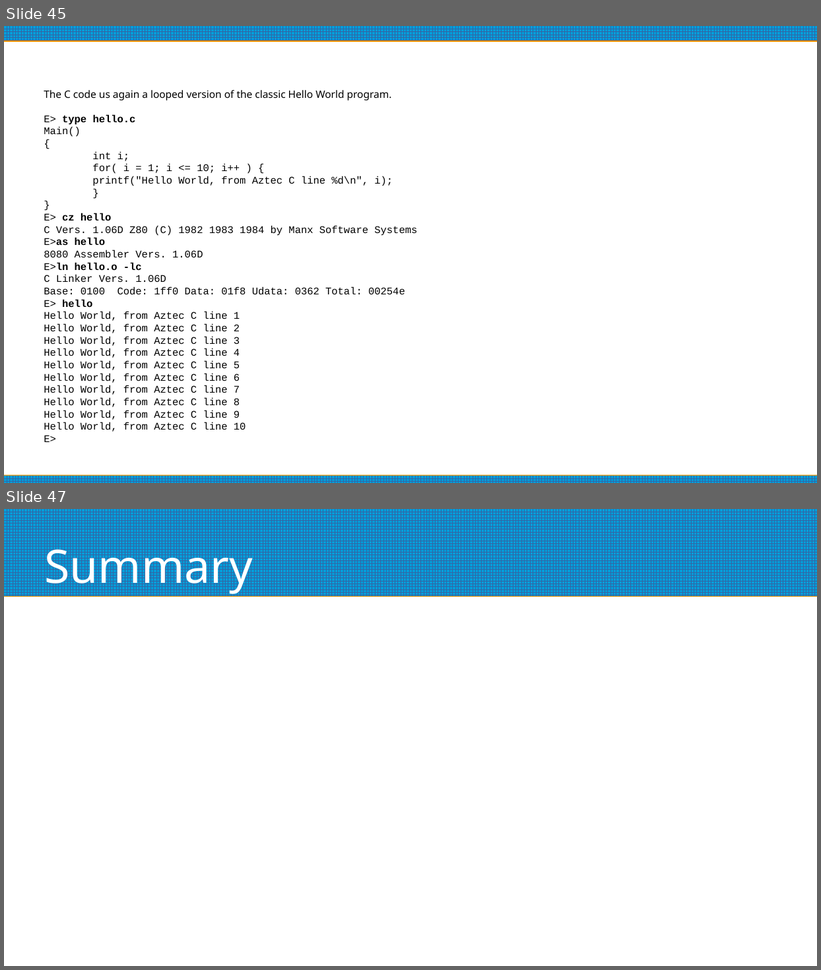
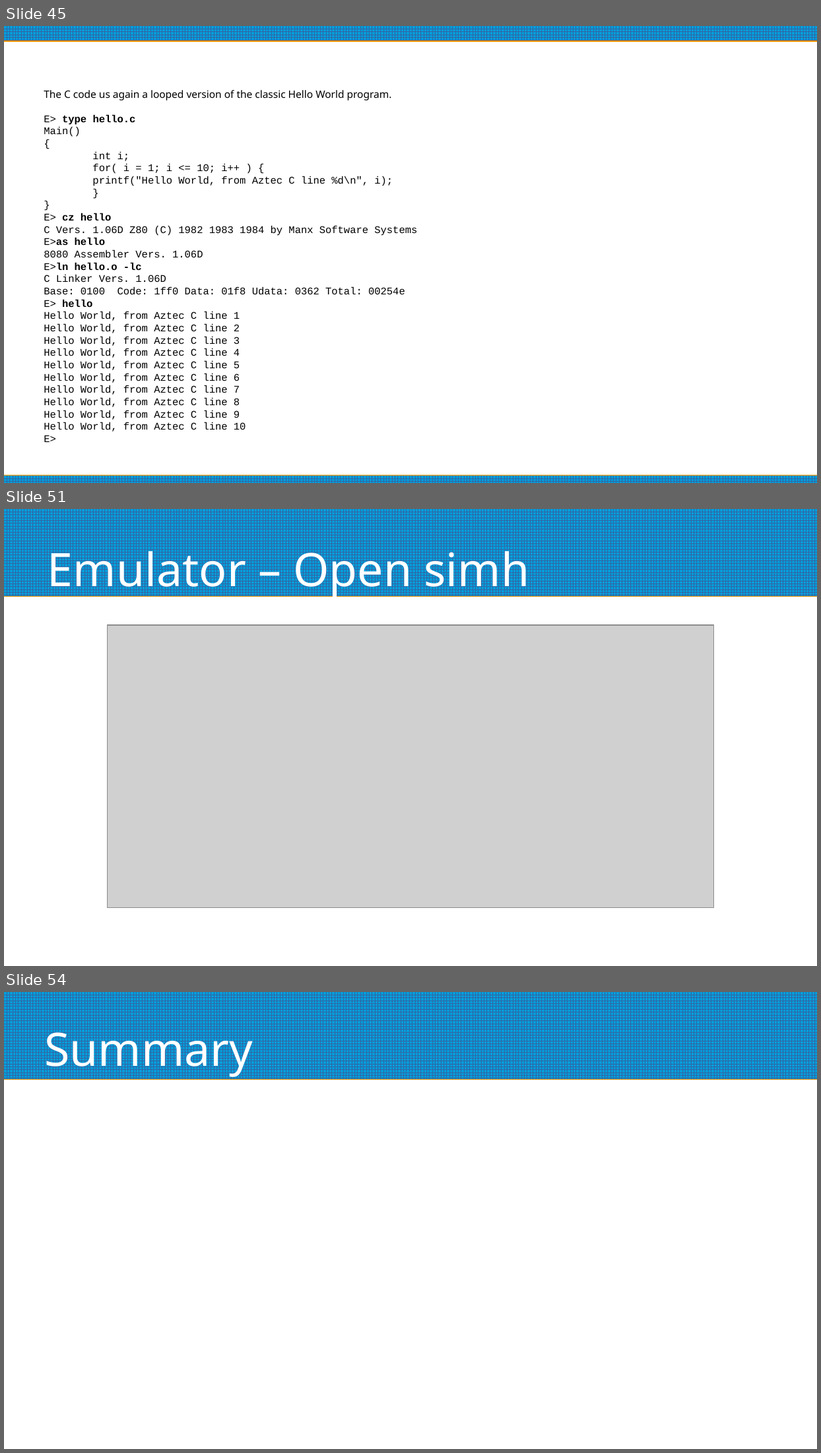
Before and after one commit to mggates39/Programming-With-CPM, a slide deck: CPM_Programming_Slides.odp. Shown one above the other, each under a label of ours: slides 45 and 47 before the commit, slides 45, 51 and 54 after it; the slides between them are not shown. The pictures are 821x970 and 821x1453 pixels, drawn with LibreOffice and Linux fonts; fonts in the diff are those of the drawing; grey boxes stand for pictures. Boxes give left, top, right and bottom in pixels: in the first picture for what was removed or moved away, otherwise in the second. Text is boxed around its words. In the diff, an @@ line names an element or a change of style, - is before the commit and + after.

```diff
--- a/CPM_Programming_Slides.odp
+++ b/CPM_Programming_Slides.odp
@@ slide 51 added at (4, 509, 817, 966), background #FFFFFF; not listed: 1 template element that a slide beside it also shows @@
@@ title added at (48, 543, 529, 598), 45 pt, text #FFFFFF @@
+Emulator – Open simh
@@ picture added at (108, 625, 715, 908) @@
@@ what was slide 47 is now slide 54 @@
```
Also in this commit, not shown: 3 slides changed, 6 other slides added, 4 other files.
